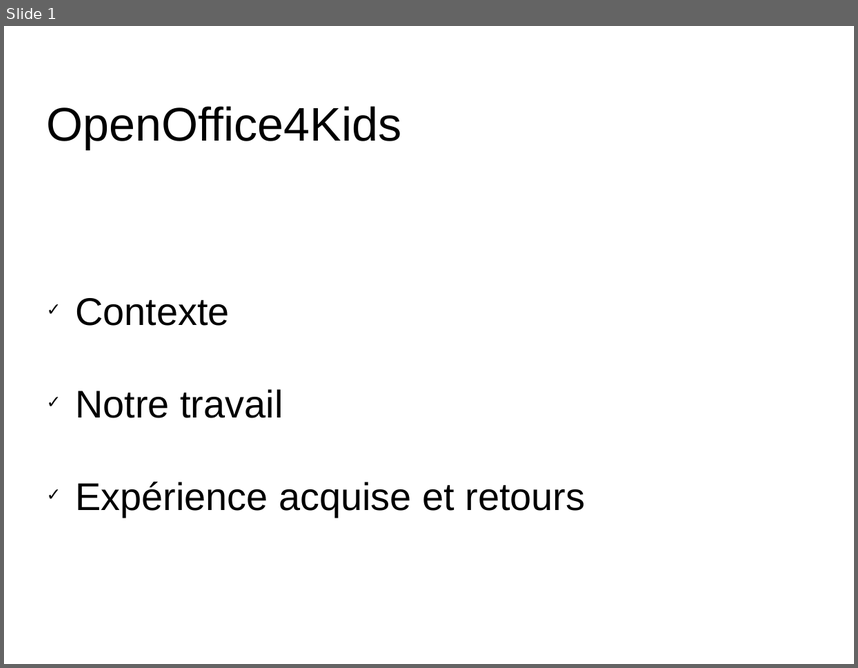
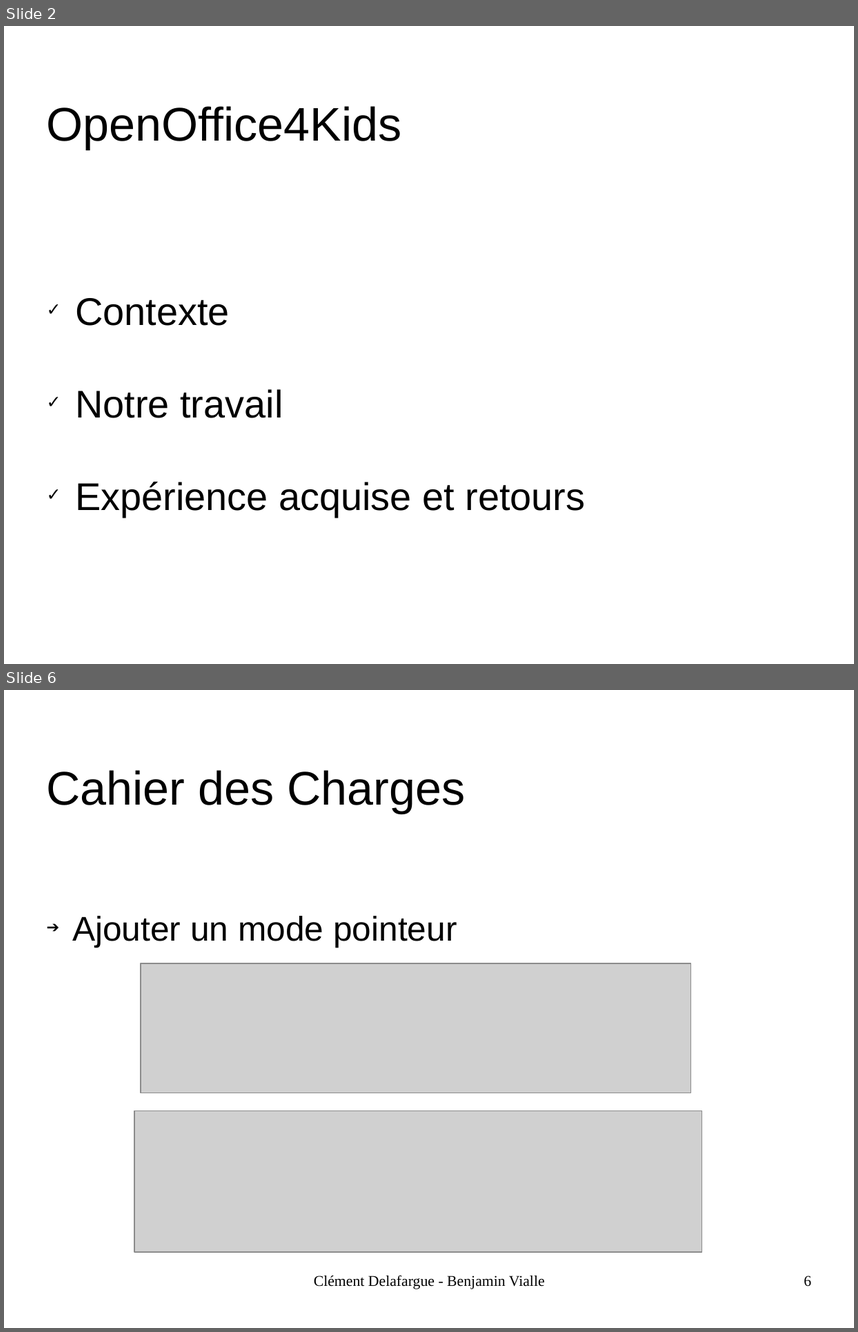
Before and after one commit to divarvel/PAPPL-OOo4Kids-Documents, a slide deck: SOUTENANCE/OOo4Kids.odp. Shown one above the other, each under a label of ours: slide 1 before the commit, slides 2 and 6 after it; the slides between them are not shown. The pictures are 858x668 and 858x1332 pixels, drawn with LibreOffice and Linux fonts; fonts in the diff are those of the drawing; grey boxes stand for pictures; background and template pictures are left out. Boxes give left, top, right and bottom in pixels: in the first picture for what was removed or moved away, otherwise in the second. Text is boxed around its words. In the diff, an @@ line names an element or a change of style, - is before the commit and + after.

```diff
--- a/SOUTENANCE/OOo4Kids.odp
+++ b/SOUTENANCE/OOo4Kids.odp
@@ slide 6 added at (4,690,854,1328), background picture (left out) @@
@@ title added at (47,770,466,814), 44 pt, text #000000 @@
+Cahier des Charges
@@ subtitle added at (72,916,457,947), 32 pt, text #000000 @@
+➔ Ajouter un mode pointeur
@@ picture added at (141,963,691,1093) @@
@@ picture added at (134,1110,702,1252) @@
@@ text added at (314,1274,545,1289), 14 pt, text #000000 @@
+Clément Delafargue - Benjamin Vialle
@@ page number added at (804,1275,811,1286), 14 pt, text #000000 @@
+6
@@ what was slide 1 is now slide 2 @@
```
Also in this commit, not shown: 1 slide changed, 10 other slides added, 7 slides removed.
